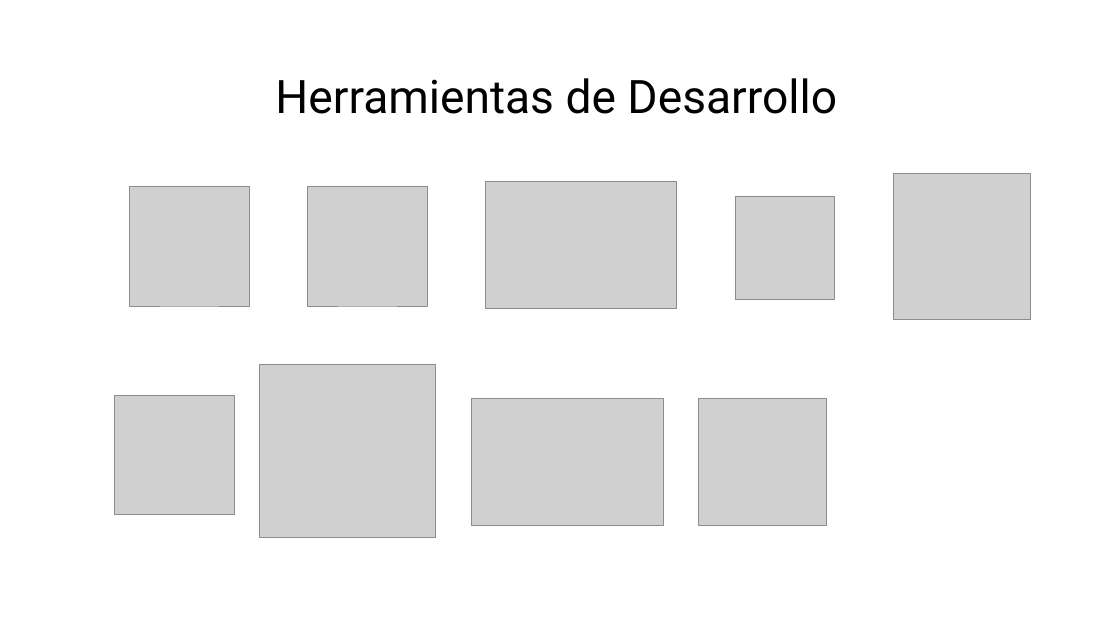
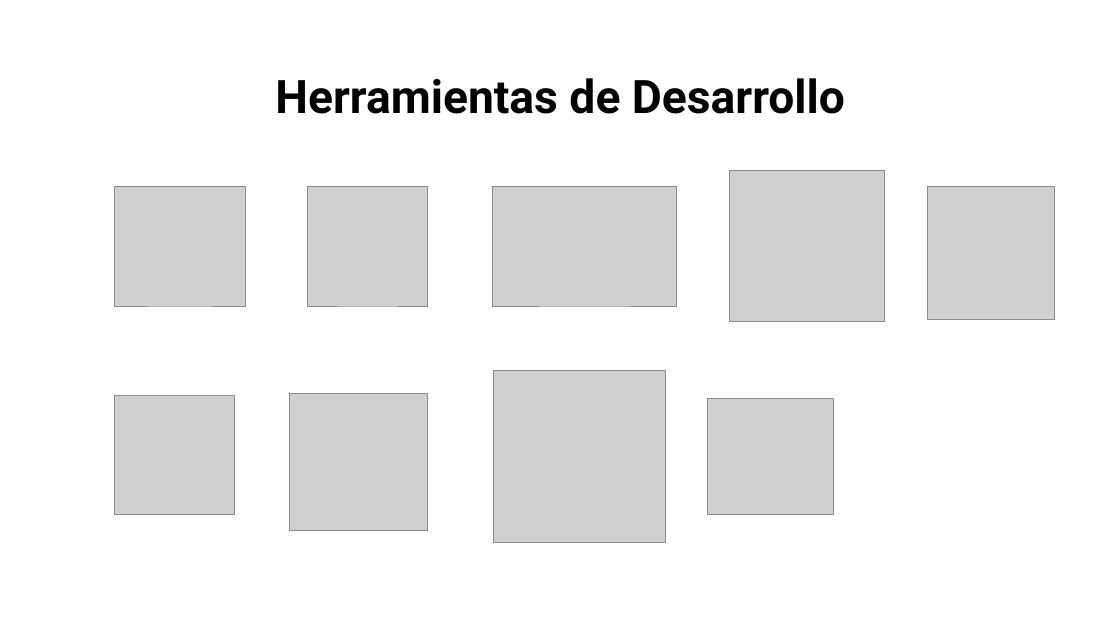
Before and after one commit to Ikvillaseca/capstoneADI, a slide deck: slide 6 of Fase 3/Evidencias Grupales/Presentación Final del proyecto (Español).pptx (slide 5 before the commit). Drawn at 1120x630 pixels with LibreOffice and Linux fonts; fonts in the diff are those of the drawing; grey boxes stand for pictures; background and template pictures are left out. Boxes give left, top, right and bottom in pixels: in the first picture for what was removed or moved away, otherwise in the second. Text is boxed around its words. In the diff, an @@ line names an element or a change of style, - is before the commit and + after.

```diff
--- a/Fase 3/Evidencias Grupales/Presentación Final del proyecto (Español).pptx
+++ b/Fase 3/Evidencias Grupales/Presentación Final del proyecto (Español).pptx
@@ text "Herramientas de Desarrollo" at [275, 78, 845, 114]: bold on @@
@@ picture added at [729, 171, 884, 322] @@
@@ picture: place and size @@
-picture at [130, 187, 250, 306]
+picture at [114, 187, 245, 306]
@@ picture: place and size @@
-picture at [486, 181, 677, 309]
+picture at [492, 187, 677, 306]
@@ picture removed at [735, 196, 835, 299] @@
@@ picture: place and size @@
-picture at [893, 174, 1031, 319]
+picture at [928, 187, 1054, 319]
@@ picture: place and size @@
-picture at [471, 398, 663, 526]
+picture at [494, 371, 666, 543]
@@ picture: place and size @@
-picture at [260, 365, 436, 537]
+picture at [290, 393, 427, 530]
@@ picture: place and size @@
-picture at [699, 398, 827, 526]
+picture at [707, 398, 833, 515]
```
Also in this commit, not shown: 19 other slides changed, 15 slides added, 4 slides removed.
